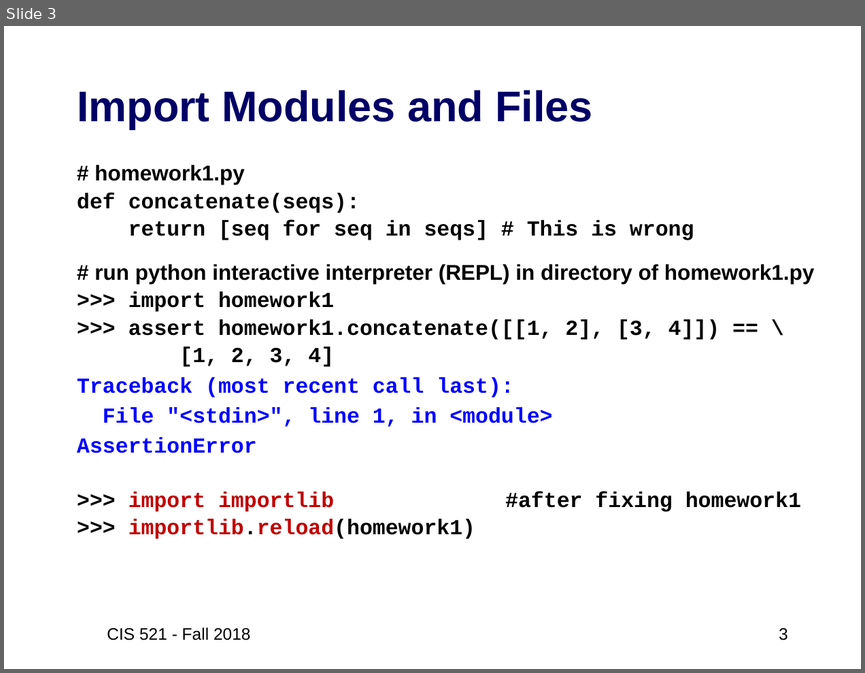
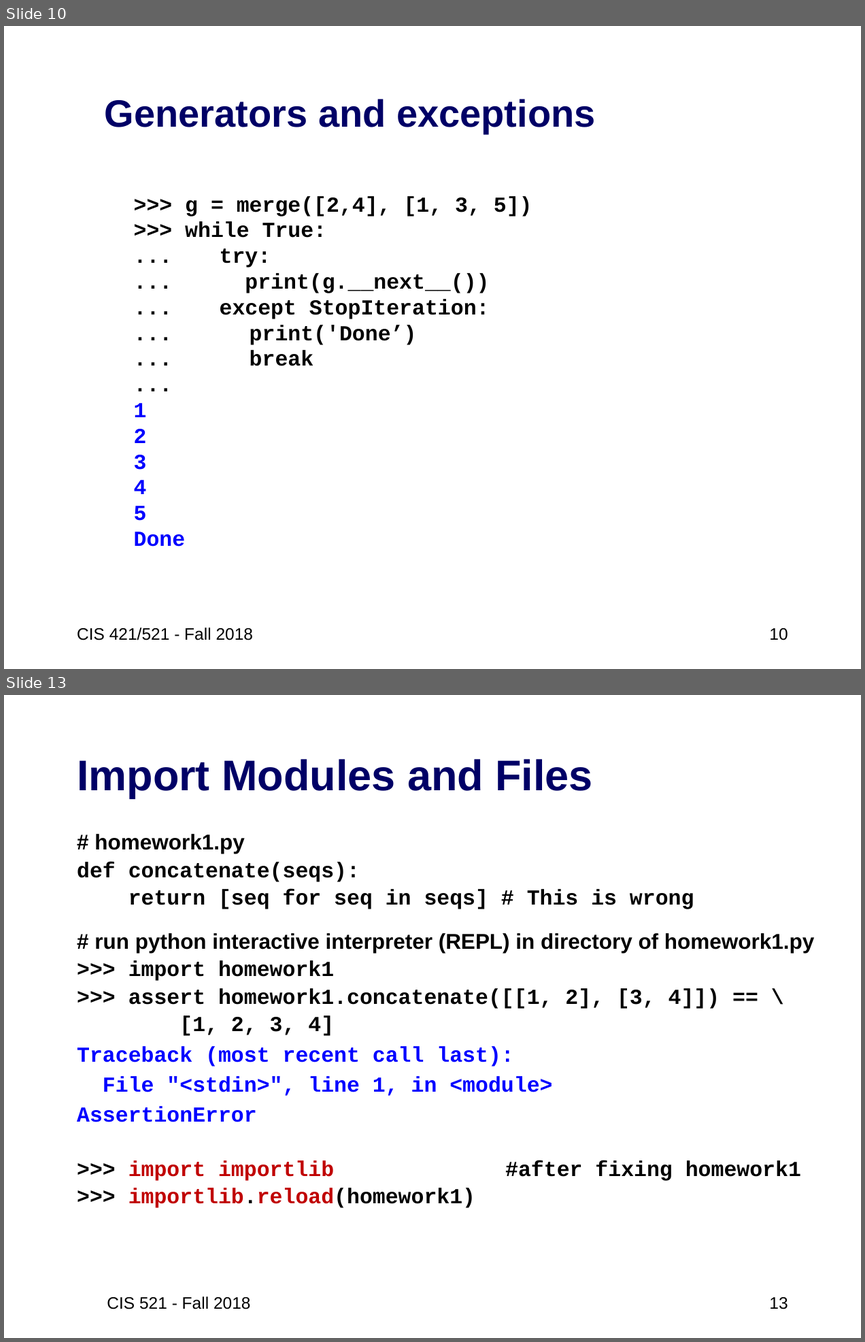
Before and after one commit to artificial-intelligence-class/artificial-intelligence-class.github.io, a slide deck: assets/slides/02-Python3-review2.pptx. Shown one above the other, each under a label of ours: slide 3 before the commit, slides 10 and 13 after it; the slides between them are not shown. The pictures are 865x673 and 865x1342 pixels, drawn with LibreOffice and Linux fonts; fonts in the diff are those of the drawing. Boxes give left, top, right and bottom in pixels: in the first picture for what was removed or moved away, otherwise in the second. Text is boxed around its words. In the diff, an @@ line names an element or a change of style, - is before the commit and + after.

```diff
--- a/assets/slides/02-Python3-review2.pptx
+++ b/assets/slides/02-Python3-review2.pptx
@@ slide 10 added at (4, 26, 861, 669), background #FFFFFF @@
@@ title added at (105, 99, 595, 134), 32 pt, text #000066, bold @@
+Generators and exceptions
@@ text added at (134, 196, 532, 546), 18 pt, text #000000, bold @@
+>>> g = merge([2,4], [1, 3, 5])
+>>> while True:
+... try:
+... print(g.__next__())
+... except StopIteration:
+... print('Done’)
+... break
+...
+1
+2
+3
+4
+5
+Done
@@ text added at (77, 627, 254, 640), 14 pt, text #000000 @@
+CIS 421/521 - Fall 2018
@@ page number added at (769, 628, 787, 640), 14 pt, text #000000 @@
+10
@@ what was slide 3 is now slide 13 @@
@@ page number at (769, 1297, 787, 1309): text changed @@
-3
+13
```
Also in this commit, not shown: 12 slides changed, 9 other slides added, 2 other files.
